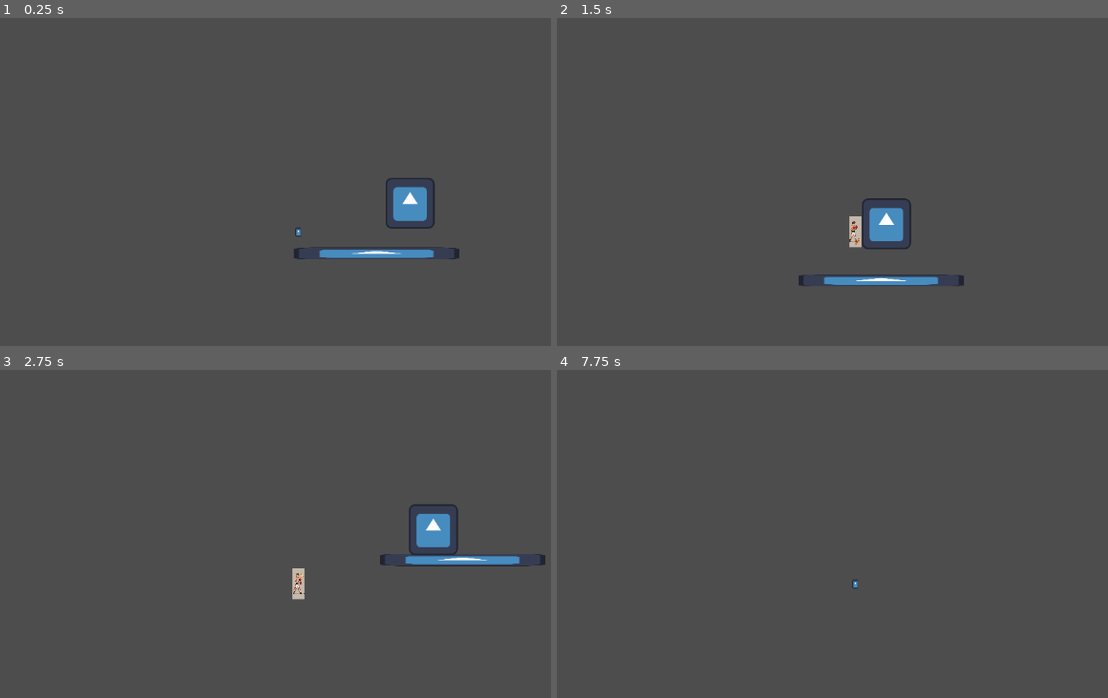
Above: before the commit, frames 1-4 (two rows, left to right).
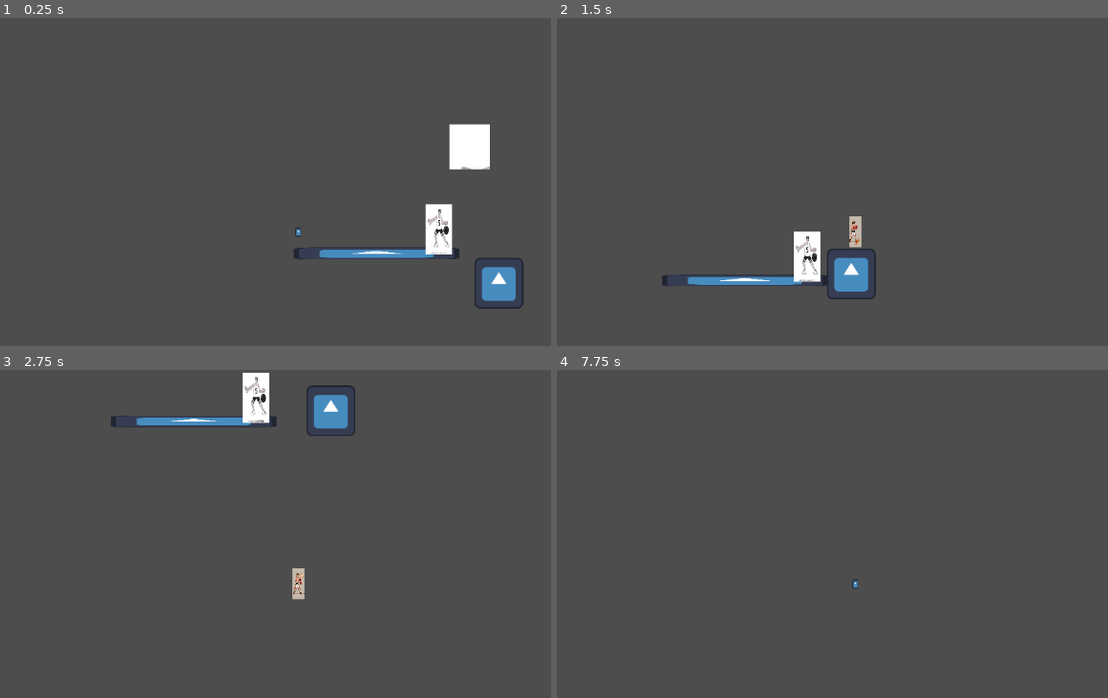
Above: after the commit, the same moments.

Repository: Matrosbu/BGJ2025GrupoSigma
Game: Godot game, scene res://main.tscn
Two runs of this game, one before a commit and one after it. Both use one fixed random seed, a clock stepped at 60 frames per second and the inputs below. The engine's default icon, where the game draws it, is replaced by a stand-in: a white triangle on a blue panel in a dark square.
Inputs:
- Up to frame 1 (0.25 s): no input
- Up to frame 2 (1.5 s): hold Right (ui_right) from 0.53 s (still down); tap C (attack) at 0.6, 1.35 s; tap Space (jump) at 0.77 s
- Up to frame 3 (2.75 s): tap Space (jump) at 1.52 s; release Right (ui_right) at 2.03 s; hold Left (ui_left) from 2.03 s (still down); tap C (attack) at 2.1 s
- Up to frame 4 (7.75 s): release Left (ui_left) at 2.78 s; hold Right (ui_right) 2.78-4.28 s; tap C (attack) every 0.75 s from 2.85 to 7.35 s; tap Space (jump) at 3.02, 3.77, 4.25, 4.52, 5.75, 6.02, 6.77, 7.25, 7.52 s; tap Enter at 3.5, 5, 6.5 s; hold Left (ui_left) 4.28-5.03 s; hold Right (ui_right) 5.03-5.78 s; hold Left (ui_left) 5.78-7.28 s; hold Right (ui_right) from 7.28 s (still down)

The runs differ from the first frame. In frame 1, 3.4% of the frame differs, in the area x 70-95%, y 32-89%; in frame 2, 3.3%; in frame 3, 3.7%, in the area x 20-99%, y 0-60%; in frame 4, less than 0.1%.

Commit message:
Enemigo lanzador

Diff:
--- /dev/null
+++ b/GameJam2025/bahia-game-jam-2025/juego/EnemigoLanzador.tscn
@@ -0,0 +1,32 @@
+[gd_scene load_steps=5 format=3 uid="uid://dxchu1chepp7x"]
+
+[ext_resource type="Script" uid="uid://dpdm6e7welhwt" path="res://juego/enemigo_lanzador.gd" id="1_xtipt"]
+[ext_resource type="Texture2D" uid="uid://dmwvpo7f046l4" path="res://PlaceHoldersArte/lanzador_place_holder.jpg" id="2_nqqbw"]
+
+[sub_resource type="SpriteFrames" id="SpriteFrames_e2n3p"]
+animations = [{
+"frames": [{
+"duration": 1.0,
+"texture": ExtResource("2_nqqbw")
+}],
+"loop": true,
+"name": &"default",
+"speed": 5.0
+}]
+
+[sub_resource type="RectangleShape2D" id="RectangleShape2D_nptuq"]
+size = Vector2(40, 76)
+
+[node name="EnemigoLanzador" type="CharacterBody2D"]
+script = ExtResource("1_xtipt")
+
+[node name="AnimatedSprite2D" type="AnimatedSprite2D" parent="."]
+position = Vector2(-1.4305115e-06, 1.66893e-06)
+scale = Vector2(0.1851852, 0.32618028)
+sprite_frames = SubResource("SpriteFrames_e2n3p")
+
+[node name="CollisionShape2D" type="CollisionShape2D" parent="."]
+shape = SubResource("RectangleShape2D_nptuq")
+
+[node name="SpawnProyectil" type="Marker2D" parent="."]
+position = Vector2(0, -107)
--- /dev/null
+++ b/GameJam2025/bahia-game-jam-2025/juego/ProyectilEnemigoLanzador.tscn
@@ -0,0 +1,113 @@
+[gd_scene load_steps=17 format=3 uid="uid://cjqrtu7fvynk2"]
+
+[ext_resource type="Script" uid="uid://4rj6v61oos44" path="res://juego/proyectil_enemigo.gd" id="1_1j6ta"]
+[ext_resource type="Texture2D" uid="uid://dmwvpo7f046l4" path="res://PlaceHoldersArte/lanzador_place_holder.jpg" id="2_o5s7t"]
+
+[sub_resource type="AtlasTexture" id="AtlasTexture_8icwd"]
+atlas = ExtResource("2_o5s7t")
+region = Rect2(61, 0, 61, 68)
+
+[sub_resource type="AtlasTexture" id="AtlasTexture_30pxy"]
+atlas = ExtResource("2_o5s7t")
+region = Rect2(122, 0, 61, 68)
+
+[sub_resource type="AtlasTexture" id="AtlasTexture_dd7wh"]
+atlas = ExtResource("2_o5s7t")
+region = Rect2(183, 0, 61, 68)
+
+[sub_resource type="AtlasTexture" id="AtlasTexture_dlsj5"]
+atlas = ExtResource("2_o5s7t")
+region = Rect2(0, 68, 61, 68)
+
+[sub_resource type="AtlasTexture" id="AtlasTexture_m4kh1"]
+atlas = ExtResource("2_o5s7t")
+region = Rect2(61, 68, 61, 68)
+
+[sub_resource type="AtlasTexture" id="AtlasTexture_lbwdp"]
+atlas = ExtResource("2_o5s7t")
+region = Rect2(122, 68, 61, 68)
+
+[sub_resource type="AtlasTexture" id="AtlasTexture_mfpt4"]
+atlas = ExtResource("2_o5s7t")
+region = Rect2(183, 68, 61, 68)
+
+[sub_resource type="AtlasTexture" id="AtlasTexture_3eyy8"]
+atlas = ExtResource("2_o5s7t")
+region = Rect2(0, 136, 61, 68)
+
+[sub_resource type="AtlasTexture" id="AtlasTexture_sjuqi"]
+atlas = ExtResource("2_o5s7t")
+region = Rect2(61, 136, 61, 68)
+
+[sub_resource type="AtlasTexture" id="AtlasTexture_mqthq"]
+atlas = ExtResource("2_o5s7t")
+region = Rect2(122, 136, 61, 68)
+
+[sub_resource type="AtlasTexture" id="AtlasTexture_2eb1b"]
+atlas = ExtResource("2_o5s7t")
+region = Rect2(183, 136, 61, 68)
+
+[sub_resource type="AtlasTexture" id="AtlasTexture_btyi7"]
+atlas = ExtResource("2_o5s7t")
+region = Rect2(0, 0, 61, 68)
+
+[sub_resource type="SpriteFrames" id="SpriteFrames_1j6ta"]
+animations = [{
+"frames": [{
+"duration": 1.0,
+"texture": SubResource("AtlasTexture_8icwd")
+}, {
+"duration": 1.0,
+"texture": SubResource("AtlasTexture_30pxy")
+}, {
+"duration": 1.0,
+"texture": SubResource("AtlasTexture_dd7wh")
+}, {
+"duration": 1.0,
+"texture": SubResource("AtlasTexture_dlsj5")
+}, {
+"duration": 1.0,
+"texture": SubResource("AtlasTexture_m4kh1")
+}, {
+"duration": 1.0,
+"texture": SubResource("AtlasTexture_lbwdp")
+}, {
+"duration": 1.0,
+"texture": SubResource("AtlasTexture_mfpt4")
+}, {
+"duration": 1.0,
+"texture": SubResource("AtlasTexture_3eyy8")
+}, {
+"duration": 1.0,
+"texture": SubResource("AtlasTexture_sjuqi")
+}, {
+"duration": 1.0,
+"texture": SubResource("AtlasTexture_mqthq")
+}, {
+"duration": 1.0,
+"texture": SubResource("AtlasTexture_2eb1b")
+}, {
+"duration": 1.0,
+"texture": SubResource("AtlasTexture_btyi7")
+}],
+"loop": false,
+"name": &"default",
+"speed": 5.0
+}]
+
+[sub_resource type="CircleShape2D" id="CircleShape2D_l8d8q"]
+radius = 21.0
+
+[node name="ProyectilEnemigoLanzador" type="RigidBody2D"]
+script = ExtResource("1_1j6ta")
+
+[node name="AnimatedSprite2D" type="AnimatedSprite2D" parent="."]
+position = Vector2(0, -1)
+sprite_frames = SubResource("SpriteFrames_1j6ta")
+frame = 11
+frame_progress = 1.0
+
+[node name="CollisionShape2D" type="CollisionShape2D" parent="."]
+shape = SubResource("CircleShape2D_l8d8q")
+
+[node name="DespawnTimer" type="Timer" parent="."]
--- /dev/null
+++ b/GameJam2025/bahia-game-jam-2025/juego/enemigo_lanzador.gd
@@ -0,0 +1,24 @@
+extends CharacterBody2D # Or whatever your enemy's root node is
+
+@onready var spawn_proyectile: Node2D = $SpawnProyectil # Path to your projectile spawn point
+
+func _ready() -> void:
+	throw_projectile()
+	# Example: Start throwing projectiles after a delay or based on enemy behavior
+	pass
+
+func throw_projectile() -> void:
+	var proyectile_instancia = load("res://juego/ProyectilEnemigoLanzador.tscn").instantiate()
+	get_parent().add_child(proyectile_instancia) # Add projectile to a parent node outside the enemy
+
+	proyectile_instancia.global_position = spawn_proyectile.global_position
+
+	# Calculate direction towards player (if aiming at player)
+	# var player_node = get_tree().get_first_node_in_group("player") # Assuming player is in "player" group
+	# if player_node:
+	#     var direction = (player_node.global_position - muzzle_position.global_position).normalized()
+	#     projectile_instance.apply_central_impulse(direction * throw_speed)
+		# else:
+		# Example: Throw in a fixed direction
+	var throw_direction = Vector2(1, 0).rotated(global_rotation) # Throw forward relative to enemy
+	proyectile_instancia.apply_central_impulse(Vector2(200,-200))
--- a/GameJam2025/bahia-game-jam-2025/juego/juego.gd
+++ b/GameJam2025/bahia-game-jam-2025/juego/juego.gd
@@ -4,11 +4,17 @@
 # Called when the node enters the scene tree for the first time.
 func _ready() -> void:
 	spawn_enemy()
+	spawn_thrower()
 # Called every frame. 'delta' is the elapsed time since the previous frame.
 func _process(delta: float) -> void:
 	pass
 
 func spawn_enemy():
 	var enemy = preload("res://juego/Enemigo.tscn").instantiate()
-	enemy.global_position = $SpawnPoint1.global_position
+	enemy.global_position = $SpawnEnemigoSimple.global_position
 	add_child(enemy)
+
+func spawn_thrower():
+	var thrower = preload("res://juego/EnemigoLanzador.tscn").instantiate()
+	thrower.global_position = $SpawnThrower.global_position
+	add_child(thrower)
--- a/GameJam2025/bahia-game-jam-2025/juego/juego.tscn
+++ b/GameJam2025/bahia-game-jam-2025/juego/juego.tscn
@@ -23,7 +23,10 @@
 position = Vector2(118, 36)
 shape = SubResource("RectangleShape2D_wvbjv")
 
-[node name="SpawnPoint1" type="Marker2D" parent="."]
-position = Vector2(188, -44)
+[node name="SpawnEnemigoSimple" type="Marker2D" parent="."]
+position = Vector2(322, 87)
 
-[node name="CharacterBody2D" parent="." instance=ExtResource("2_wvbjv")]
+[node name="Jugador" parent="." instance=ExtResource("2_wvbjv")]
+
+[node name="SpawnThrower" type="Marker2D" parent="."]
+position = Vector2(212, 0)
--- a/GameJam2025/bahia-game-jam-2025/juego/jugador.tscn
+++ b/GameJam2025/bahia-game-jam-2025/juego/jugador.tscn
@@ -1,6 +1,6 @@
 [gd_scene load_steps=13 format=3 uid="uid://dkh8xvqtk4yvg"]
 
-[ext_resource type="Script" uid="uid://bx6qfmxs4x33r" path="res://juego/character_body_2d.gd" id="1_uljyr"]
+[ext_resource type="Script" uid="uid://bx6qfmxs4x33r" path="res://juego/jugador.gd" id="1_uljyr"]
 [ext_resource type="Texture2D" uid="uid://bux6f8h4gm3bg" path="res://PlaceHoldersArte/bomhqZnTQyqVsW-YJh6tcw.webp" id="2_6ekb8"]
 [ext_resource type="Texture2D" uid="uid://cjjtn8kvi3pj" path="res://icon.svg" id="3_nma2j"]
 
--- /dev/null
+++ b/GameJam2025/bahia-game-jam-2025/juego/proyectil_enemigo.gd
@@ -0,0 +1,18 @@
+extends RigidBody2D
+
+# Add a timer to despawn the projectile after a certain time
+
+func _ready() -> void:
+	$DespawnTimer.timeout.connect(queue_free)
+	$DespawnTimer.start() # Despawn after 5 seconds
+
+func _on_body_entered(body: Node2D) -> void:
+	# Handle collision with other bodies (e.g., player, walls)
+	if body.is_in_group("player"):
+		# Deal damage to player
+		print("Projectile hit player!")
+		queue_free() # Despawn on impact
+	elif body.is_in_group("environment"):
+		# Handle collision with environment (e.g., bounce, stick)
+		print("Projectile hit environment!")
+		queue_free() # Despawn on impact
Binary file added: GameJam2025/bahia-game-jam-2025/PlaceHoldersArte/lanzador_place_holder.jpg
Not shown, added: GameJam2025/bahia-game-jam-2025/PlaceHoldersArte/lanzador_place_holder.jpg.import
Not shown, added: GameJam2025/bahia-game-jam-2025/juego/enemigo_lanzador.gd.uid
Renamed: GameJam2025/bahia-game-jam-2025/juego/character_body_2d.gd -> GameJam2025/bahia-game-jam-2025/juego/jugador.gd
Renamed: GameJam2025/bahia-game-jam-2025/juego/character_body_2d.gd.uid -> GameJam2025/bahia-game-jam-2025/juego/jugador.gd.uid
Not shown, added: GameJam2025/bahia-game-jam-2025/juego/proyectil_enemigo.gd.uid
Not shown, added: GameJam2025/bahia-game-jam-2025/juego/lanzador_place_holder.jfif
